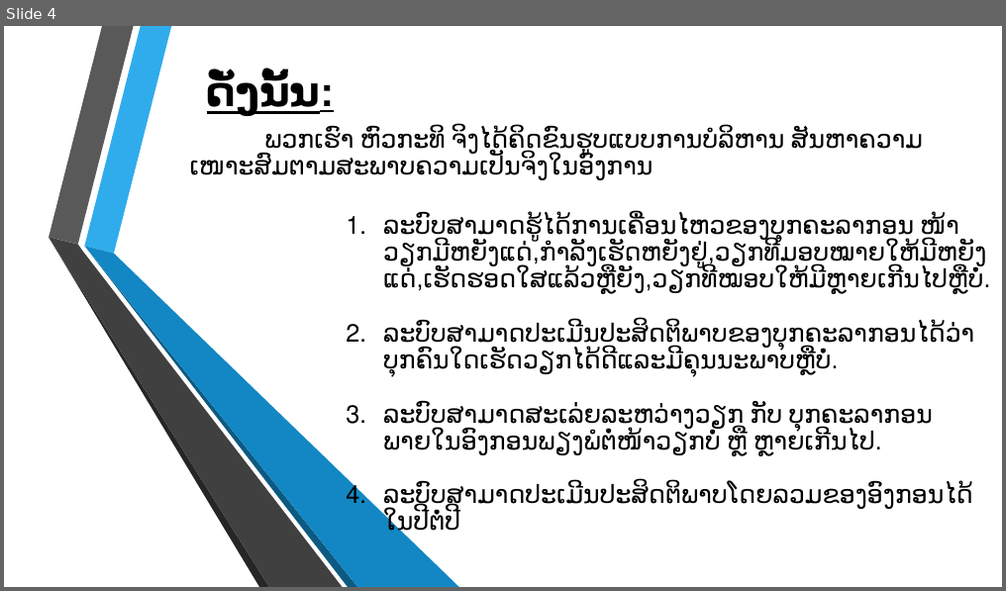
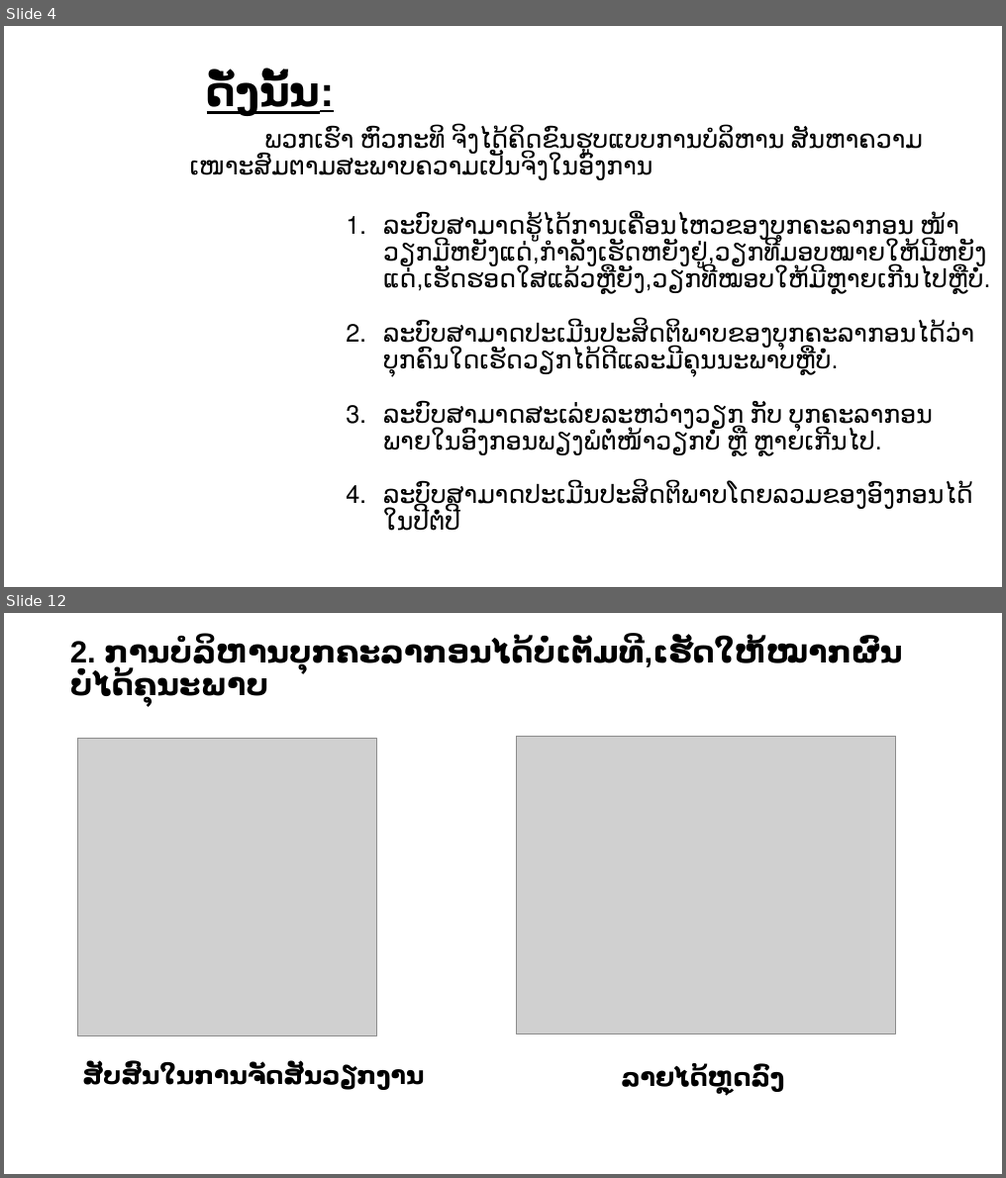
Before and after one commit to touy/taskmanager, a slide deck: ບົດພີເຊັ້ນ.pptx. Shown one above the other, each under a label of ours: slide 4 before the commit, slides 4 and 12 after it; the slides between them are not shown. The pictures are 1006x591 and 1006x1178 pixels, drawn with LibreOffice and Linux fonts; fonts in the diff are those of the drawing; grey boxes stand for pictures; background and template pictures are left out. Boxes give left, top, right and bottom in pixels: in the first picture for what was removed or moved away, otherwise in the second. Text is boxed around its words. In the diff, an @@ line names an element or a change of style, - is before the commit and + after.

```diff
--- a/ບົດພີເຊັ້ນ.pptx
+++ b/ບົດພີເຊັ້ນ.pptx
@@ slide 12 added at box(4, 613, 1002, 1174), background #FFFFFF @@
@@ text added at box(70, 637, 902, 702), 29.6 pt, text #000000, bold @@
+2. ການບໍລິຫານບຸກຄະລາກອນໄດ້ບໍ່ເຕັມທີ,ເຮັດໃຫ້ໝາກຜົນບໍ່ໄດ້ຄຸນະພາບ
@@ picture added at box(78, 738, 376, 1036) @@
@@ picture added at box(517, 736, 896, 1034) @@
@@ text added at box(82, 1063, 424, 1090), 24 pt, text #000000, bold @@
+ສັບສົນໃນການຈັດສັນວຽກງານ
@@ text added at box(621, 1065, 784, 1092), 24 pt, text #000000, bold @@
+ລາຍໄດ້ຫຼຸດລົງ
@@ slide 4 changed as well @@
@@ group removed at box(49, 26, 460, 587): 6 freeform shapes @@
```
Also in this commit, not shown: 3 other slides changed, 15 other slides added.
